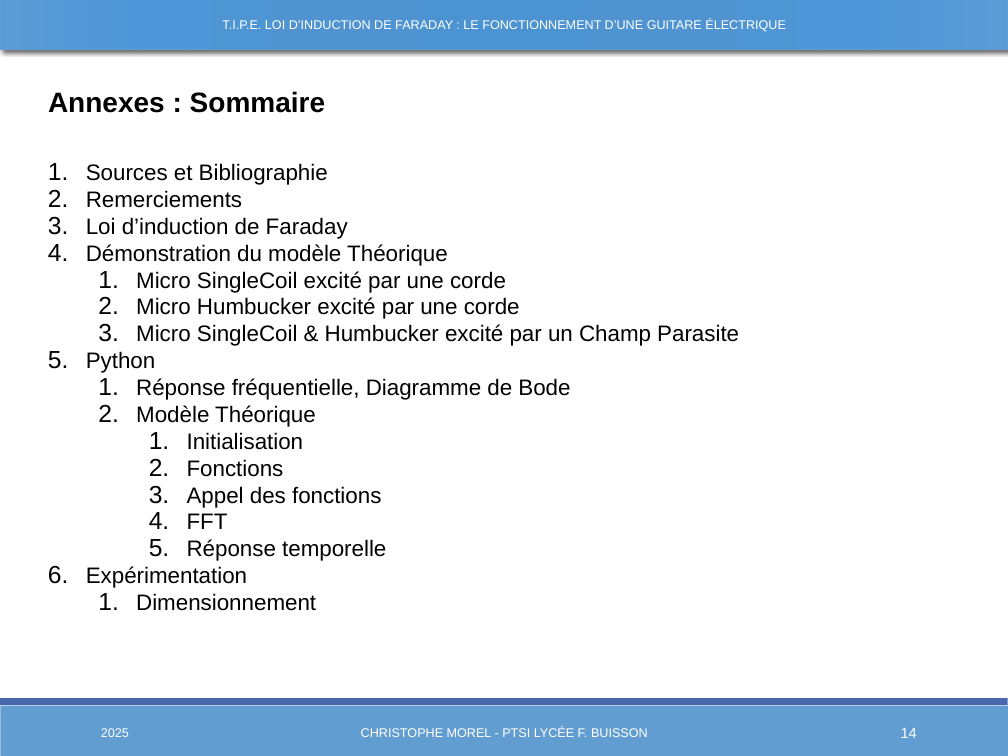
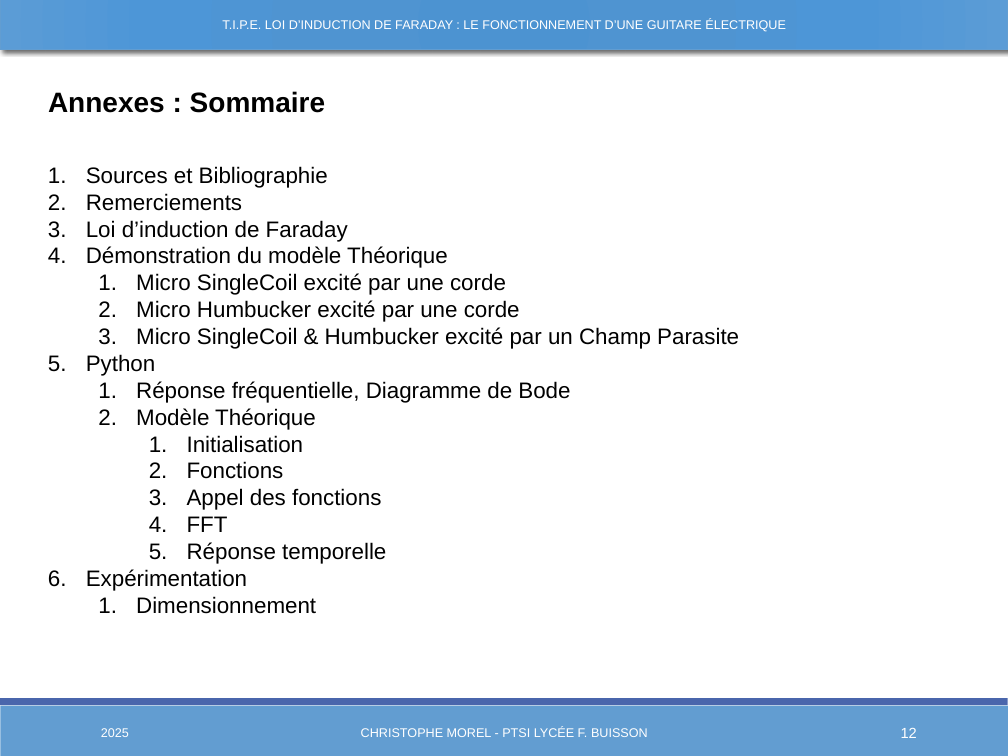
Before and after one commit to Chrismorel7/TIPE---Micro_guitare_elec, a slide deck: slide 12 of Views/Presentation3.pptx (slide 14 before the commit). Drawn at 1008x756 pixels with LibreOffice and Linux fonts; fonts in the diff are those of the drawing. Boxes give left, top, right and bottom in pixels: in the first picture for what was removed or moved away, otherwise in the second. Text is boxed around its words. In the diff, an @@ line names an element or a change of style, - is before the commit and + after.

Commit message:
Nouveau Modèle CHamp parasite

```diff
--- a/Views/Presentation3.pptx
+++ b/Views/Presentation3.pptx
@@ text "Sources et Bibliographie" at (86,166,739,614): vertical alignment top to middle @@
@@ page number at (901,728,917,738): text changed @@
-14
+12
```
Also in this commit, not shown: 6 other slides changed, 2 slides removed, 14 other files.
